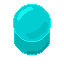
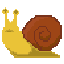
Layer changes from the first w=64, h=64 image to the second:
hid "Button" over (13, 4, 51, 55)
showed "Icon3Snail", painted on it over (2, 7, 62, 58)
